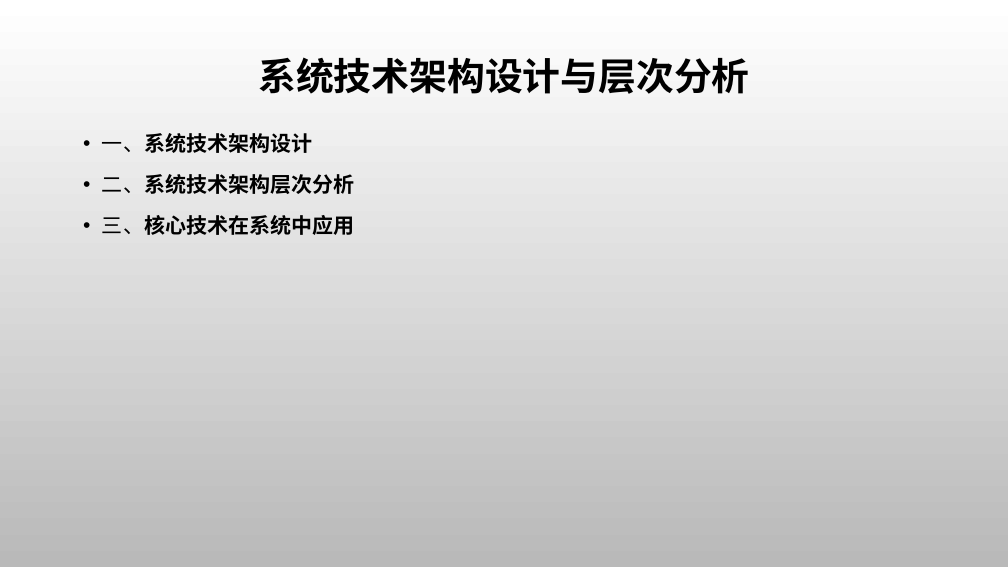
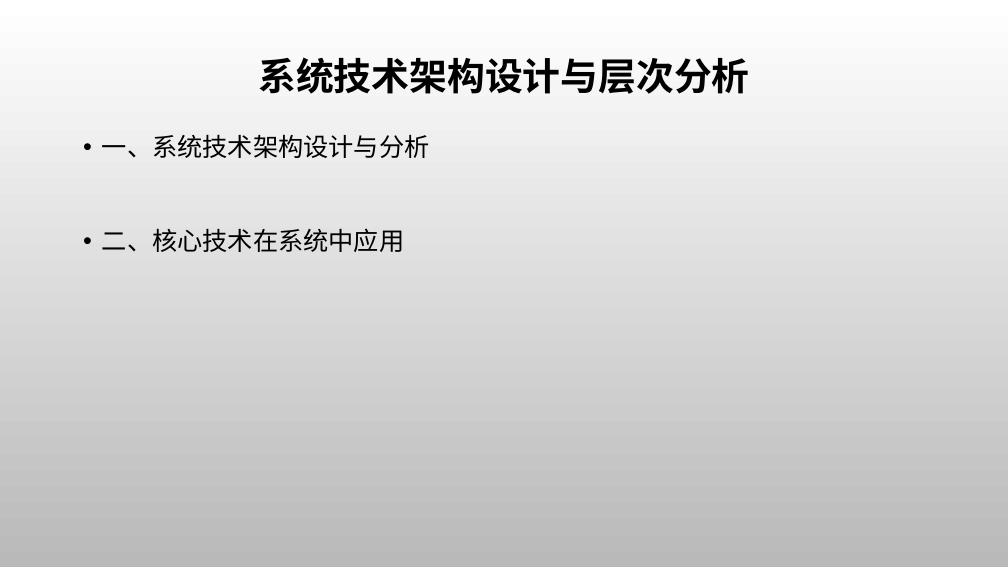
Before and after one commit to ThunderboltLei/BitExams, a slide deck: slide 2 of graduation_design/my_paper/计算机-雷明-毕业答辩.pptx (slide 3 before the commit). Drawn at 1008x567 pixels with LibreOffice and Linux fonts; fonts in the diff are those of the drawing; background and template pictures are left out. Boxes give left, top, right and bottom in pixels: in the first picture for what was removed or moved away, otherwise in the second. Text is boxed around its words. In the diff, an @@ line names an element or a change of style, - is before the commit and + after.

```diff
--- a/graduation_design/my_paper/计算机-雷明-毕业答辩.pptx
+++ b/graduation_design/my_paper/计算机-雷明-毕业答辩.pptx
@@ text at bbox=[102, 135, 430, 252]: text changed; size 20 to 24 pt; bold off @@
-• 一、系统技术架构设计
-• 二、系统技术架构层次分析
-• 三、核心技术在系统中应用
+• 一、系统技术架构设计与分析
+• 二、核心技术在系统中应用
```
Also in this commit, not shown: 7 other slides changed, 2 slides added, 2 slides removed.
